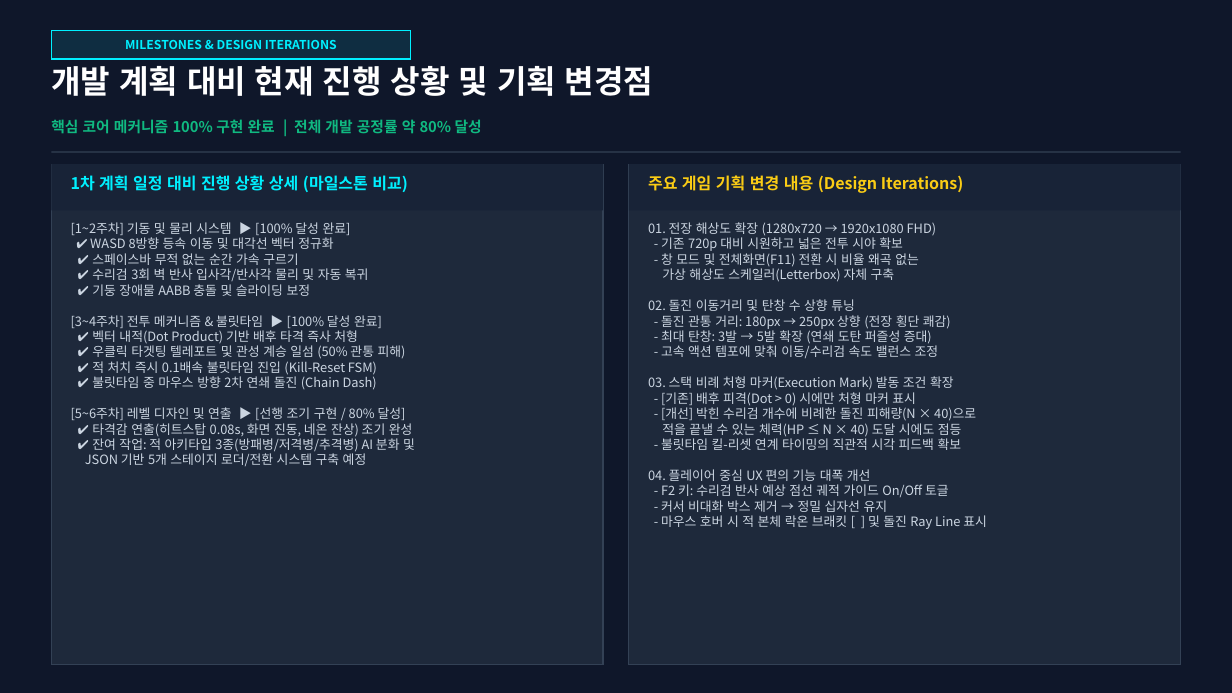
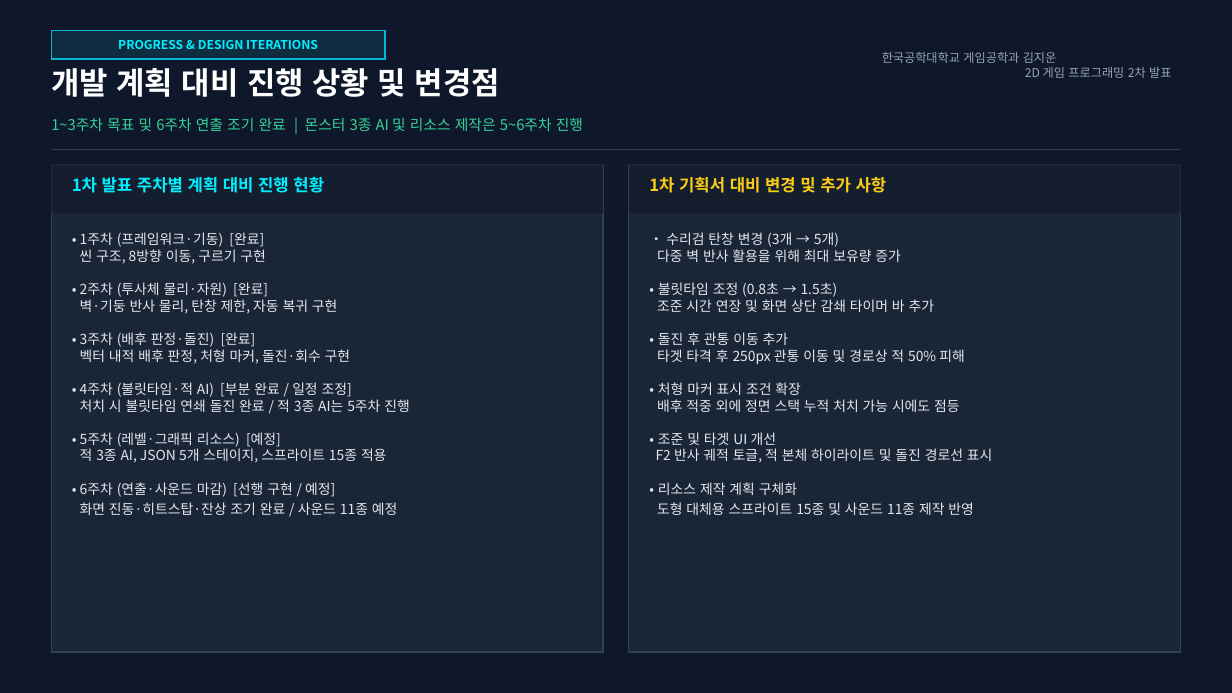
Before and after one commit to 0329wldns/2DGameProgramingProject, a slide deck: slide 2 of docs/2차_발표_MarkStrike.pptx. Drawn at 1232x693 pixels with LibreOffice and Linux fonts; fonts in the diff are those of the drawing. Boxes give left, top, right and bottom in pixels: in the first picture for what was removed or moved away, otherwise in the second. Text is boxed around its words. In the diff, an @@ line names an element or a change of style, - is before the commit and + after.

Commit message:
docs: 1차 기획서 비교 반영 및 텍스트 간소화된 2차 발표 PPT/PDF 업데이트 (불필요 이미지 삭제)

```diff
--- a/docs/2차_발표_MarkStrike.pptx
+++ b/docs/2차_발표_MarkStrike.pptx
@@ rectangle "PROGRESS & DESIGN ITERATIONS": place and size @@
-rectangle "PROGRESS & DESIGN ITERATIONS" at <box>52,30,411,59</box>
+rectangle "PROGRESS & DESIGN ITERATIONS" at <box>52,30,385,59</box>
@@ rectangle "PROGRESS & DESIGN ITERATIONS" at <box>52,30,385,59</box>: outline #00F0FF 1 pt to #06B6D4 1 pt @@
@@ text in rectangle at <box>118,40,318,49</box>: text changed @@
-MILESTONES & DESIGN ITERATIONS
+PROGRESS & DESIGN ITERATIONS
@@ text added at <box>882,52,1171,78</box>, 9.5 pt, text #94A3B8 @@
+한국공학대학교 게임공학과 김지운
+2D 게임 프로그래밍 2차 발표
@@ text at <box>51,68,500,97</box>: text changed; size 25 to 24 pt @@
-개발 계획 대비 현재 진행 상황 및 기획 변경점
+개발 계획 대비 진행 상황 및 변경점
@@ text at <box>51,118,583,131</box>: text changed; text colour #10B981 to #34D399; bold off @@
-핵심 코어 메커니즘 100% 구현 완료 | 전체 개발 공정률 약 80% 달성
+1~3주차 목표 및 6주차 연출 조기 완료 | 몬스터 3종 AI 및 리소스 제작은 5~6주차 진행
@@ rectangle at <box>52,165,604,213</box>: fill #182337 to #141E2E @@
@@ rectangle: place and size @@
-rectangle at <box>52,165,604,665</box>
+rectangle at <box>52,165,604,653</box>
@@ rectangle at <box>52,165,604,653</box>: fill #1E293B to #1A2536 @@
@@ text at <box>72,177,324,193</box>: text changed; size 12.5 to 13 pt @@
-1차 계획 일정 대비 진행 상황 상세 (마일스톤 비교)
+1차 발표 주차별 계획 대비 진행 현황
@@ rectangle at <box>629,165,1181,213</box>: fill #182337 to #141E2E @@
@@ rectangle at <box>629,165,1181,653</box>: fill #1E293B to #1A2536 @@
@@ rectangle: place and size @@
-rectangle at <box>629,165,1181,665</box>
+rectangle at <box>629,165,1181,653</box>
@@ text at <box>649,177,887,193</box>: text changed; size 12.5 to 13 pt @@
-주요 게임 기획 변경 내용 (Design Iterations)
+1차 기획서 대비 변경 및 추가 사항
@@ text removed at <box>71,222,415,466</box> @@
-[1~2주차] 기동 및 물리 시스템 ▶ [100% 달성 완료]
-✔ WASD 8방향 등속 이동 및 대각선 벡터 정규화
-✔ 스페이스바 무적 없는 순간 가속 구르기
-✔ 수리검 3회 벽 반사 입사각/반사각 물리 및 자동 복귀
-✔ 기둥 장애물 AABB 충돌 및 슬라이딩 보정
-[3~4주차] 전투 메커니즘 & 불릿타임 ▶ [100% 달성 완료]
-✔ 벡터 내적(Dot Product) 기반 배후 타격 즉사 처형
-✔ 우클릭 타겟팅 텔레포트 및 관성 계승 일섬 (50% 관통 피해)
-✔ 적 처치 즉시 0.1배속 불릿타임 진입 (Kill-Reset FSM)
-✔ 불릿타임 중 마우스 방향 2차 연쇄 돌진 (Chain Dash)
-[5~6주차] 레벨 디자인 및 연출 ▶ [선행 조기 구현 / 80% 달성]
-✔ 타격감 연출(히트스탑 0.08s, 화면 진동, 네온 잔상) 조기 완성
-✔ 잔여 작업: 적 아키타입 3종(방패병/저격병/추격병) AI 분화 및
-JSON 기반 5개 스테이지 로더/전환 시스템 구축 예정
@@ text added at <box>80,232,410,515</box>, 10.8 pt, text #E2E8F0 @@
+• 1주차 (프레임워크·기동) [완료]
+씬 구조, 8방향 이동, 구르기 구현
+• 2주차 (투사체 물리·자원) [완료]
+벽·기둥 반사 물리, 탄창 제한, 자동 복귀 구현
+• 3주차 (배후 판정·돌진) [완료]
+벡터 내적 배후 판정, 처형 마커, 돌진·회수 구현
+• 4주차 (불릿타임·적 AI) [부분 완료 / 일정 조정]
+처치 시 불릿타임 연쇄 돌진 완료 / 적 3종 AI는 5주차 진행
+• 5주차 (레벨·그래픽 리소스) [예정]
+적 3종 AI, JSON 5개 스테이지, 스프라이트 15종 적용
+• 6주차 (연출·사운드 마감) [선행 구현 / 예정]
+화면 진동·히트스탑·잔상 조기 완료 / 사운드 11종 예정
@@ text removed at <box>648,222,987,529</box> @@
-01. 전장 해상도 확장 (1280x720 → 1920x1080 FHD)
-- 기존 720p 대비 시원하고 넓은 전투 시야 확보
-- 창 모드 및 전체화면(F11) 전환 시 비율 왜곡 없는
-가상 해상도 스케일러(Letterbox) 자체 구축
-02. 돌진 이동거리 및 탄창 수 상향 튜닝
-- 돌진 관통 거리: 180px → 250px 상향 (전장 횡단 쾌감)
-- 최대 탄창: 3발 → 5발 확장 (연쇄 도탄 퍼즐성 증대)
-- 고속 액션 템포에 맞춰 이동/수리검 속도 밸런스 조정
-03. 스택 비례 처형 마커(Execution Mark) 발동 조건 확장
-- [기존] 배후 피격(Dot > 0) 시에만 처형 마커 표시
-- [개선] 박힌 수리검 개수에 비례한 돌진 피해량(N × 40)으로
-적을 끝낼 수 있는 체력(HP ≤ N × 40) 도달 시에도 점등
-- 불릿타임 킬-리셋 연계 타이밍의 직관적 시각 피드백 확보
-04. 플레이어 중심 UX 편의 기능 대폭 개선
-- F2 키: 수리검 반사 예상 점선 궤적 가이드 On/Off 토글
-- 커서 비대화 박스 제거 → 정밀 십자선 유지
-- 마우스 호버 시 적 본체 락온 브래킷 [ ] 및 돌진 Ray Line 표시
@@ text added at <box>656,232,992,515</box>, 10.8 pt, text #E2E8F0 @@
+• 수리검 탄창 변경 (3개 → 5개)
+다중 벽 반사 활용을 위해 최대 보유량 증가
+• 불릿타임 조정 (0.8초 → 1.5초)
+조준 시간 연장 및 화면 상단 감쇄 타이머 바 추가
+• 돌진 후 관통 이동 추가
+타겟 타격 후 250px 관통 이동 및 경로상 적 50% 피해
+• 처형 마커 표시 조건 확장
+배후 적중 외에 정면 스택 누적 처치 가능 시에도 점등
+• 조준 및 타겟 UI 개선
+F2 반사 궤적 토글, 적 본체 하이라이트 및 돌진 경로선 표시
+• 리소스 제작 계획 구체화
+도형 대체용 스프라이트 15종 및 사운드 11종 제작 반영
```
Also in this commit, not shown: 1 other slide changed, 3 other files.
